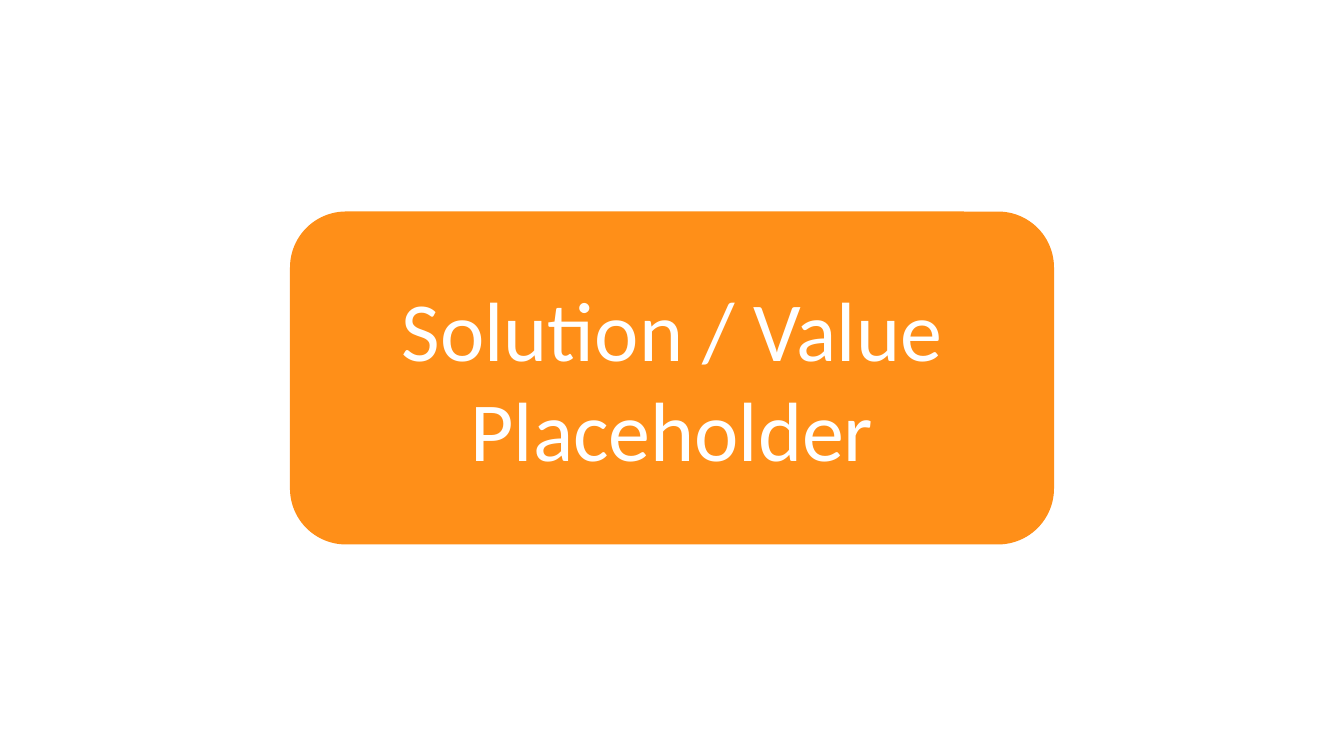
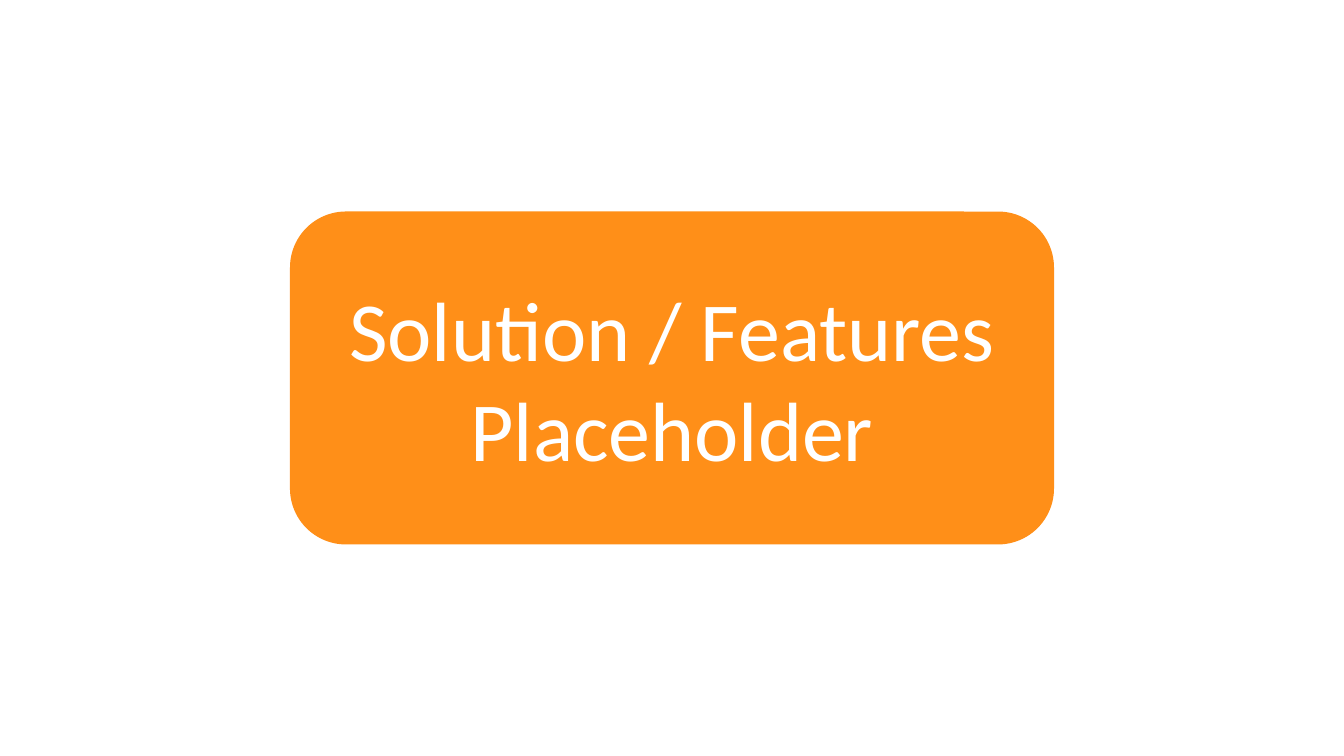
Before and after one commit to tjahn/piaapp, a slide deck: slide 7 of documentation/Pitch GVB Fire Alert.pptx (slide 9 before the commit). Drawn at 1344x756 pixels with LibreOffice and Linux fonts; fonts in the diff are those of the drawing. Boxes give left, top, right and bottom in pixels: in the first picture for what was removed or moved away, otherwise in the second. Text is boxed around its words. In the diff, an @@ line names an element or a change of style, - is before the commit and + after.

```diff
--- a/documentation/Pitch GVB Fire Alert.pptx
+++ b/documentation/Pitch GVB Fire Alert.pptx
@@ text in rounded rectangle at [349, 302, 995, 462]: text changed @@
-Solution / Value Placeholder
+Solution / Features
+Placeholder
```
Also in this commit, not shown: 5 other slides changed, 1 slide removed.
